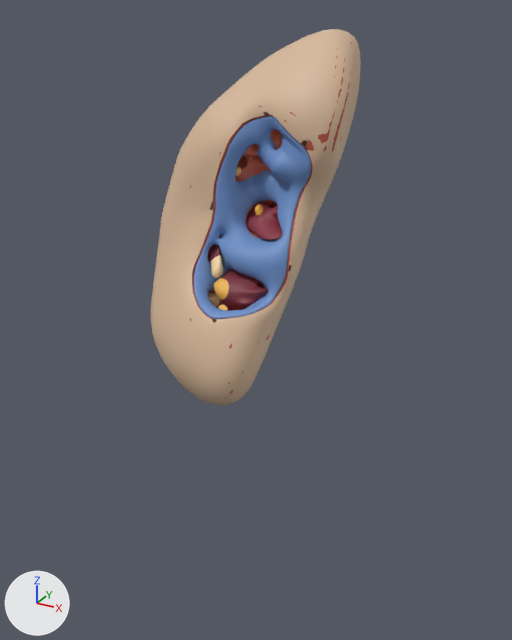
What one commit did to the glTF model assets/medicina/3d/rim.glb.
Camera for both pictures: a camera (50 mm lens) standing at (0.0467, -0.1839, 0.3474) and looking at (-0.0624, 0.0145, 0.2482). The axes (+X, +Y, +Z) are drawn at lower left. The lights are the same throughout. The older version comes first. Where no turn or scale is listed for an object, it has been applied to the vertices.

The older version as bpy lines, for what is in view:
```python
me_vh_m_hilum_of_kidney_r = bpy.data.meshes.new('VH_M_hilum_of_kidney_R')
me_vh_m_hilum_of_kidney_r.from_pydata(...)  # 1767 vertices, 3271 faces; spans x -0.0167..0.0167, y -0.0154..0.0154, z -0.0298..0.0298
me_vh_m_hilum_of_kidney_r.materials.append(mat_hilum_of_kidney_r)  # blue #6c8fc7
me_vh_m_renal_pyramid_f = bpy.data.meshes.new('VH_M_renal_pyramid_f')
me_vh_m_renal_pyramid_f.from_pydata(...)  # 1698 vertices, 3378 faces; spans x -0.017..0.017, y -0.0149..0.0149, z -0.0089..0.0089
me_vh_m_renal_pyramid_f.materials.append(mat_renal_pyramid_f)  # red #893442
me_vh_m_renal_pyramid_h = bpy.data.meshes.new('VH_M_renal_pyramid_h')
me_vh_m_renal_pyramid_h.from_pydata(...)  # 1180 vertices, 2334 faces; spans x -0.0116..0.0116, y -0.0117..0.0117, z -0.0064..0.0064
me_vh_m_renal_pyramid_h.materials.append(mat_renal_pyramid_h)  # dark red #7a2e3b
ob_vh_m_hilum_of_kidney_r = bpy.data.objects.new('VH_M_hilum_of_kidney_R', me_vh_m_hilum_of_kidney_r)
ob_vh_m_hilum_of_kidney_r.location = (-0.0556, -0.0033, 0.2889)
ob_vh_m_renal_pyramid_f = bpy.data.objects.new('VH_M_renal_pyramid_f', me_vh_m_renal_pyramid_f)
ob_vh_m_renal_pyramid_f.location = (-0.0625, 0.0129, 0.2844)
ob_vh_m_renal_pyramid_h = bpy.data.objects.new('VH_M_renal_pyramid_h', me_vh_m_renal_pyramid_h)
ob_vh_m_renal_pyramid_h.location = (-0.059, 0.0018, 0.265)
# also in view: 'VH_M_kidney_capsule_R' at (-0.0642, 0.0132, 0.2853); 'VH_M_renal_column_R' at (-0.0633, 0.0146, 0.2854); 'VH_M_outer_cortex_of_kidney_R' at (-0.0642, 0.0132, 0.2853)
```
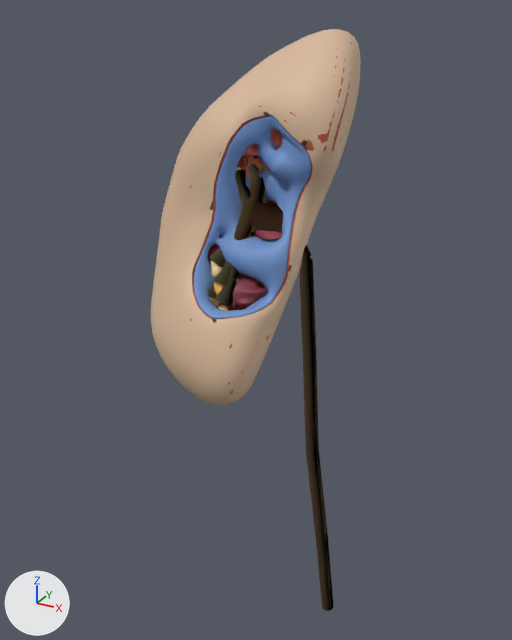
Location of each change, [x1, y1, x2, y2] in pixels of the pictures (512 x 640 px):
'VH_M_ureter_R', added (beige)
    after: [299, 259, 334, 611]
'VH_M_renal_pelvis_R', added (beige)
    after: [248, 202, 311, 261]
'VH_M_minor_calyx_R_j', added
    after: [214, 265, 240, 307]
'VH_M_major_calyx_superior_R', added (beige)
    after: [241, 176, 266, 212]
'VH_M_major_calyx_inferior_R', added
    after: [234, 210, 255, 240]
'VH_M_minor_calyx_R_e', added
    after: [235, 169, 251, 205]
'VH_M_minor_calyx_R_h', added
    after: [213, 262, 236, 287]
'VH_M_minor_calyx_R_g', added (mostly hidden)
    after: [210, 249, 227, 268]
'VH_M_minor_calyx_R_c', added
    after: [244, 156, 259, 179]
'VH_M_minor_calyx_R_i', added (mostly hidden)
    after: [208, 281, 217, 299]
'VH_M_major_calyx_middle_R', added
    after: [242, 202, 252, 214]
'VH_M_ureteropelvic_junction_R', added
    after: [304, 256, 311, 260]

The change, as a diff of the scene's bpy script:
```diff
--- a/assets/medicina/3d/rim.glb.py
+++ b/assets/medicina/3d/rim.glb.py
@@ ob_vh_m_ureter_r @@
+ob_vh_m_ureter_r = bpy.data.objects.new('VH_M_ureter_R', me_vh_m_ureter_r)  # 80 vertices, 128 faces; spans x -0.0417..-0.0235, y -0.0054..0.0069, z 0.1447..0.2774; in mat_ureter_r (beige #e5bc90)
+ob_vh_m_ureter_r.location = (0.0, 0.0, 0.0)
@@ ob_vh_m_ureteropelvic_junction_r @@
+ob_vh_m_ureteropelvic_junction_r = bpy.data.objects.new('VH_M_ureteropelvic_junction_R', me_vh_m_ureteropelvic_junction_r)  # 48 vertices, 64 faces; spans x -0.0467..-0.0363, y 0.0015..0.0076, z 0.2668..0.2841; in mat_ureteropelvic_junction_r (pink #ce817c)
+ob_vh_m_ureteropelvic_junction_r.location = (0.0, 0.0, 0.0)
@@ ob_vh_m_renal_pelvis_r @@
+ob_vh_m_renal_pelvis_r = bpy.data.objects.new('VH_M_renal_pelvis_R', me_vh_m_renal_pelvis_r)  # 72 vertices, 108 faces; spans x -0.059..-0.0381, y -0.0003..0.0111, z 0.2755..0.293; in mat_renal_pelvis_r (beige #efad81)
+ob_vh_m_renal_pelvis_r.location = (0.0, 0.0, 0.0)
@@ ob_vh_m_major_calyx_inferior_r @@
+ob_vh_m_major_calyx_inferior_r = bpy.data.objects.new('VH_M_major_calyx_inferior_R', me_vh_m_major_calyx_inferior_r)  # 48 vertices, 64 faces; spans x -0.06301..-0.05414, y -0.00288..0.00704, z 0.27801..0.29066; in mat_major_calyx_inferior_r (beige #f7ce90)
+ob_vh_m_major_calyx_inferior_r.location = (0.0, 0.0, 0.0)
@@ ob_vh_m_minor_calyx_r_j @@
+ob_vh_m_minor_calyx_r_j = bpy.data.objects.new('VH_M_minor_calyx_R_j', me_vh_m_minor_calyx_r_j)  # 84 vertices, 112 faces; spans x -0.0637..-0.0565, y -0.0126..0.0003, z 0.2616..0.2788; in mat_minor_calyx_r_j (beige #f9ecb5)
+ob_vh_m_minor_calyx_r_j.location = (0.0, 0.0, 0.0)
@@ ob_vh_m_minor_calyx_r_i @@
+ob_vh_m_minor_calyx_r_i = bpy.data.objects.new('VH_M_minor_calyx_R_i', me_vh_m_minor_calyx_r_i)  # 84 vertices, 112 faces; spans x -0.0712..-0.0594, y -0.0072..0.0014, z 0.2613..0.2786; in mat_minor_calyx_r_i (beige #f9ecb5)
+ob_vh_m_minor_calyx_r_i.location = (0.0, 0.0, 0.0)
@@ ob_vh_m_minor_calyx_r_h @@
+ob_vh_m_minor_calyx_r_h = bpy.data.objects.new('VH_M_minor_calyx_R_h', me_vh_m_minor_calyx_r_h)  # 84 vertices, 112 faces; spans x -0.06573..-0.05847, y -0.00984..0.00071, z 0.26662..0.2795; in mat_minor_calyx_r_h (beige #f9ecb5)
+ob_vh_m_minor_calyx_r_h.location = (0.0, 0.0, 0.0)
@@ ob_vh_m_minor_calyx_r_g @@
+ob_vh_m_minor_calyx_r_g = bpy.data.objects.new('VH_M_minor_calyx_R_g', me_vh_m_minor_calyx_r_g)  # 84 vertices, 112 faces; spans x -0.06926..-0.06037, y -0.00635..0.00148, z 0.27171..0.28106; in mat_minor_calyx_r_g (beige #f9ecb5)
+ob_vh_m_minor_calyx_r_g.location = (0.0, 0.0, 0.0)
@@ ob_vh_m_major_calyx_middle_r @@
+ob_vh_m_major_calyx_middle_r = bpy.data.objects.new('VH_M_major_calyx_middle_R', me_vh_m_major_calyx_middle_r)  # 48 vertices, 64 faces; spans x -0.06139..-0.05442, y 0.00036..0.00721, z 0.28703..0.29315; in mat_major_calyx_middle_r (beige #f7ce90)
+ob_vh_m_major_calyx_middle_r.location = (0.0, 0.0, 0.0)
@@ ob_vh_m_minor_calyx_r_e @@
+ob_vh_m_minor_calyx_r_e = bpy.data.objects.new('VH_M_minor_calyx_R_e', me_vh_m_minor_calyx_r_e)  # 84 vertices, 112 faces; spans x -0.06812..-0.05813, y 0.00273..0.00975, z 0.29136..0.30217; in mat_minor_calyx_r_e (beige #f9ecb5)
+ob_vh_m_minor_calyx_r_e.location = (0.0, 0.0, 0.0)
@@ ob_vh_m_major_calyx_superior_r @@
+ob_vh_m_major_calyx_superior_r = bpy.data.objects.new('VH_M_major_calyx_superior_R', me_vh_m_major_calyx_superior_r)  # 48 vertices, 64 faces; spans x -0.06199..-0.05412, y 0.00101..0.0134, z 0.2866..0.29953; in mat_major_calyx_superior_r (beige #f7ce90)
+ob_vh_m_major_calyx_superior_r.location = (0.0, 0.0, 0.0)
@@ ob_vh_m_minor_calyx_r_c @@
+ob_vh_m_minor_calyx_r_c = bpy.data.objects.new('VH_M_minor_calyx_R_c', me_vh_m_minor_calyx_r_c)  # 84 vertices, 112 faces; spans x -0.0687..-0.05855, y 0.0098..0.02005, z 0.29687..0.30893; in mat_minor_calyx_r_c (beige #f9ecb5)
+ob_vh_m_minor_calyx_r_c.location = (0.0, 0.0, 0.0)
```
